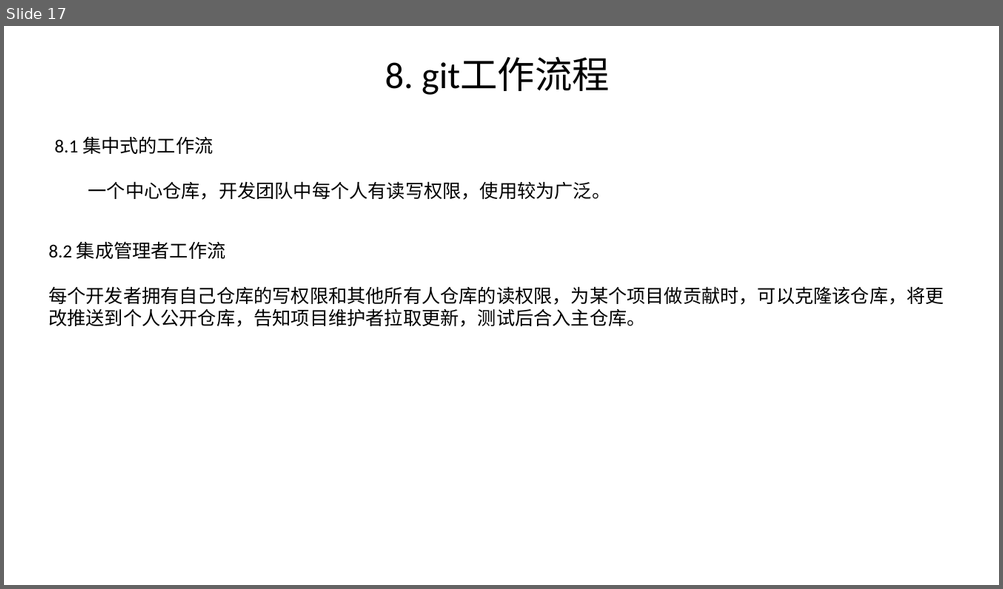
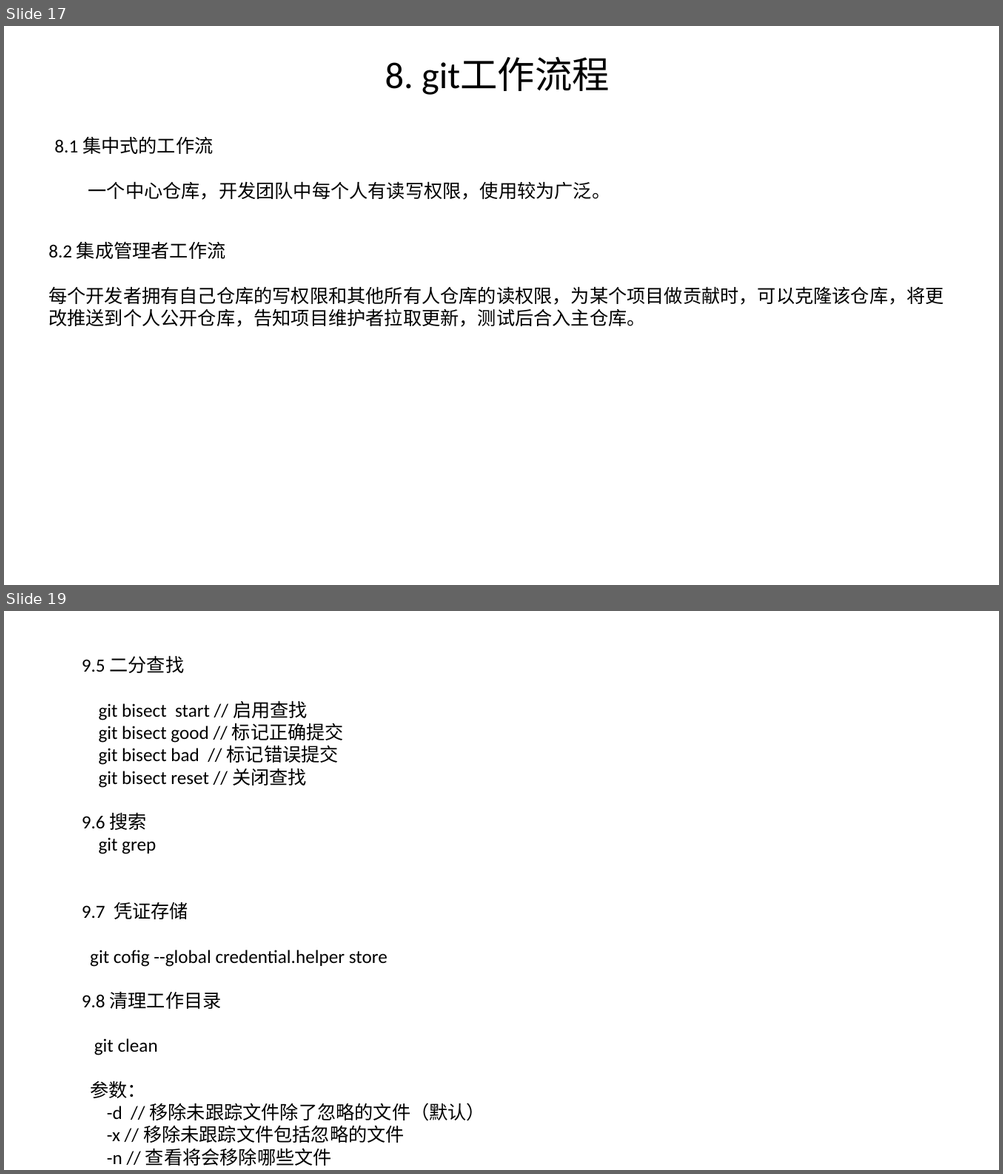
Before and after one commit to liupengpeng2016/share, a slide deck: git使用详解/git.pptx. Shown one above the other, each under a label of ours: slide 17 before the commit, slides 17 and 19 after it; the slides between them are not shown. The pictures are 1003x589 and 1003x1174 pixels, drawn with LibreOffice and Linux fonts; fonts in the diff are those of the drawing. Boxes give left, top, right and bottom in pixels: in the first picture for what was removed or moved away, otherwise in the second. Text is boxed around its words. In the diff, an @@ line names an element or a change of style, - is before the commit and + after.

```diff
--- a/git使用详解/git.pptx
+++ b/git使用详解/git.pptx
@@ slide 19 added at (4, 611, 999, 1170), background #FFFFFF @@
@@ text added at (82, 655, 486, 1166), 18 pt, text #000000 @@
+9.5 二分查找
+git bisect start // 启用查找
+git bisect good // 标记正确提交
+git bisect bad // 标记错误提交
+git bisect reset // 关闭查找
+9.6 搜索
+git grep
+9.7 凭证存储
+git cofig --global credential.helper store
+9.8 清理工作目录
+git clean
+参数：
+-d // 移除未跟踪文件除了忽略的文件（默认）
+-x // 移除未跟踪文件包括忽略的文件
+-n // 查看将会移除哪些文件
```
Also in this commit, not shown: 7 slides changed, 1 other slide added.
